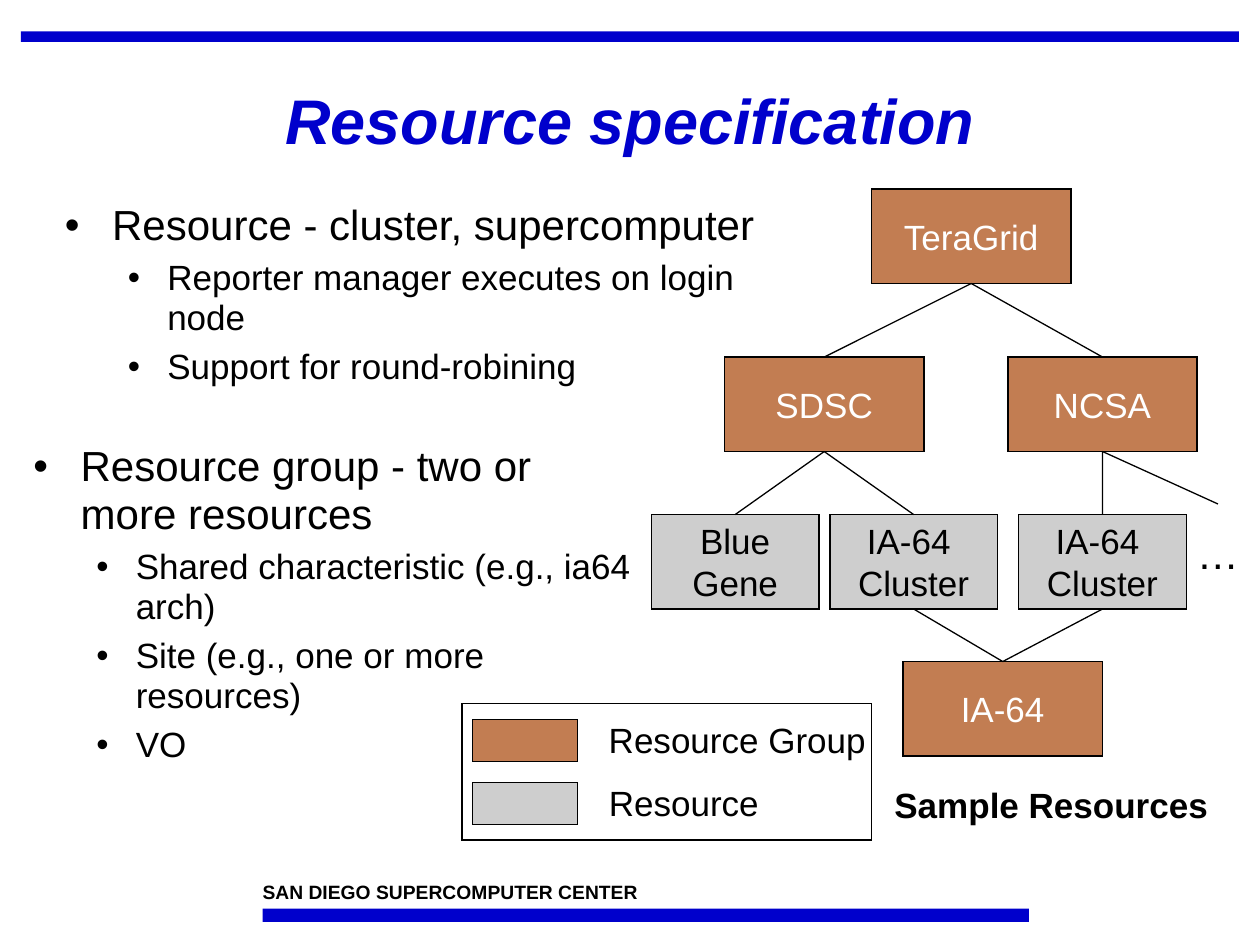
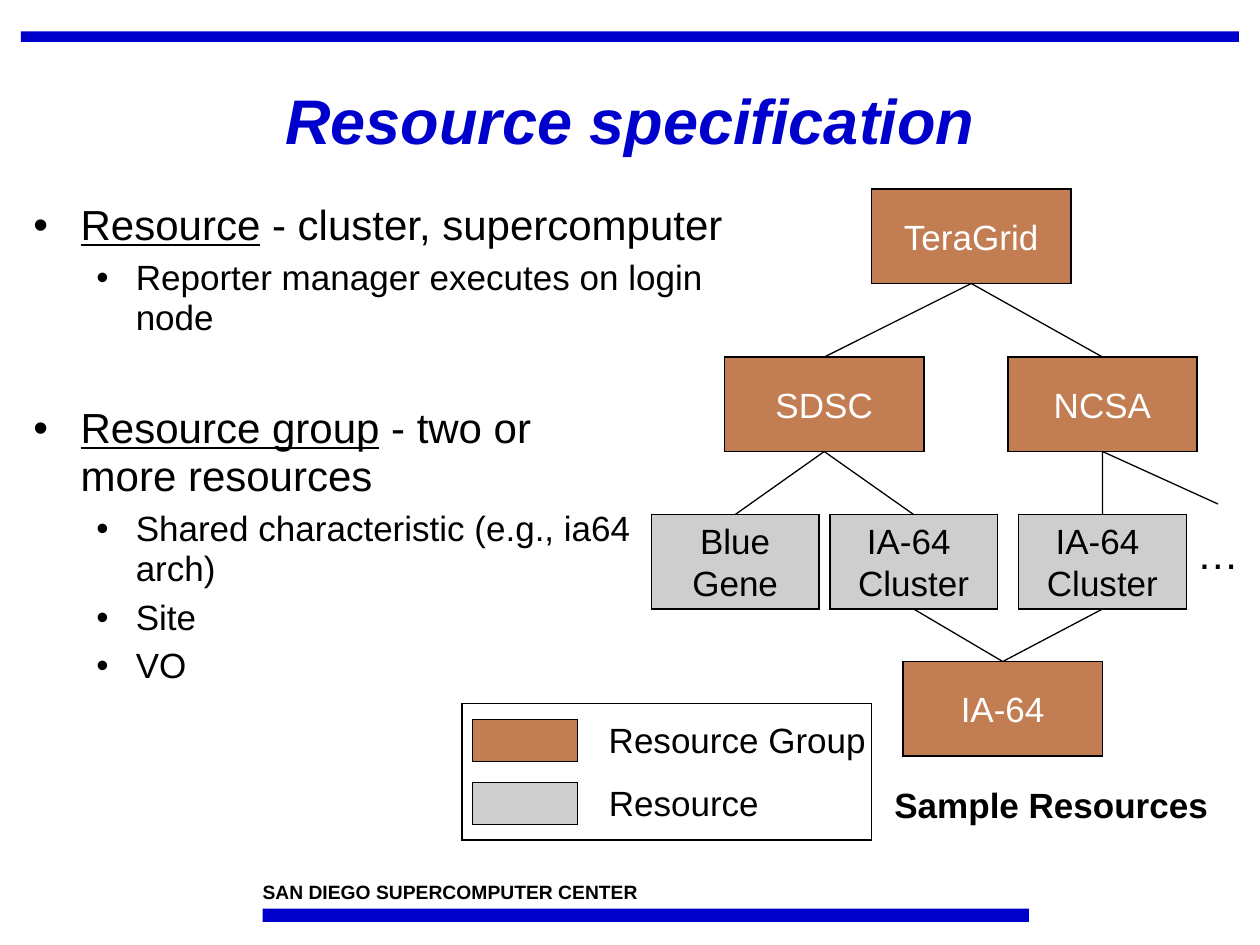
Before and after one commit to IncaProject/inca-xsede, a slide deck: slide 7 of talks/feb-06-workshop/control.ppt. Drawn at 1260x945 pixels with LibreOffice and Linux fonts; fonts in the diff are those of the drawing; background and template pictures are left out. Boxes give left, top, right and bottom in pixels: in the first picture for what was removed or moved away, otherwise in the second. Text is boxed around its words. In the diff, an @@ line names an element or a change of style, - is before the commit and + after.

```diff
--- a/talks/feb-06-workshop/control.ppt
+++ b/talks/feb-06-workshop/control.ppt
@@ text "Resource - cluster, supercomputer": place and size @@
-text "Resource - cluster, supercomputer" at box(112, 209, 754, 386)
+text "Resource - cluster, supercomputer" at box(81, 209, 722, 331)
@@ text at box(81, 209, 722, 248): underline on in "Resource" @@
@@ text at box(167, 353, 576, 386): paragraph removed @@
-  • Support for round-robining
@@ text "Resource group - two or ...": place and size @@
-text "Resource group - two or ..." at box(81, 452, 630, 758)
+text "Resource group - two or ..." at box(81, 414, 630, 679)
@@ text at box(81, 414, 531, 492): underline on in "Resource group" @@
@@ text at box(136, 604, 196, 631): text changed @@
-  • Site (e.g., one or more resources)
+  • Site
```
Also in this commit, not shown: 18 other slides changed, 1 slide added, 1 other file.
